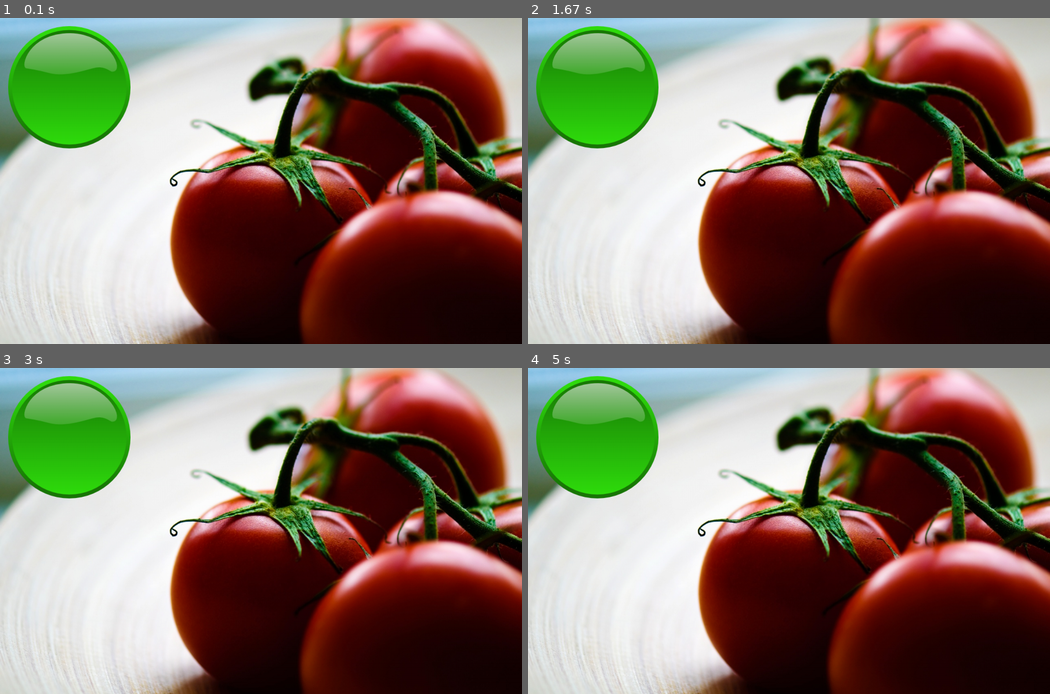
Above: before the commit, frames 1-4 (two rows, left to right).
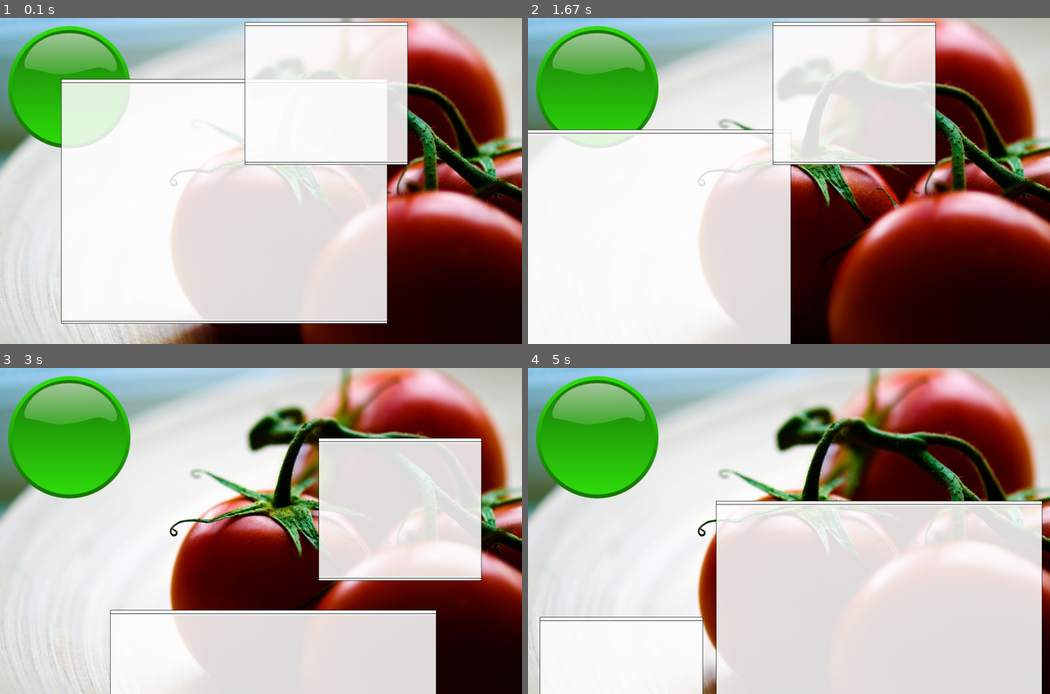
Above: after the commit, the same moments.

Repository: Que20/Capitalism
Game: pygame game, started from src/test_pygame.py
Same seed, same stepped clock (60 frames per second), same inputs: the game is played once before the commit and once after it.
Inputs (mouse positions are in pixels of both pictures, inside the frame that each line leads up to):
- Up to frame 1 (0.1 s): no input
- Up to frame 2 (1.67 s): press the mouse at (752, 79) at 0.37 s; move the mouse to (689, 106) at 0.47 s; release the mouse at (627, 132) at 0.6 s; press the mouse at (752, 79) at 0.7 s; move the mouse to (700, 70) at 0.8 s; release the mouse at (653, 60) at 0.93 s; press the mouse at (595, 86) at 1.03 s; move the mouse to (789, 194) at 1.13 s; release the mouse at (987, 304) at 1.27 s; click (893, 154) at 1.38 s
- Up to frame 3 (3 s): press the mouse at (323, 374) at 1.7 s; move the mouse to (219, 478) at 1.8 s; release the mouse at (114, 583) at 1.93 s; press the mouse at (114, 583) at 2.03 s; move the mouse to (287, 495) at 2.13 s; release the mouse at (454, 407) at 2.27 s; press the mouse at (130, 482) at 2.37 s; move the mouse to (219, 547) at 2.47 s; release the mouse at (302, 612) at 2.6 s; press the mouse at (448, 407) at 2.7 s; move the mouse to (417, 423) at 2.8 s; release the mouse at (391, 439) at 2.93 s
- Up to frame 4 (5 s): press the mouse at (929, 439) at 3.03 s; move the mouse to (877, 475) at 3.13 s; release the mouse at (830, 511) at 3.27 s; press the mouse at (799, 651) at 3.37 s; move the mouse to (862, 605) at 3.47 s; release the mouse at (929, 560) at 3.6 s; press the mouse at (595, 436) at 3.7 s; move the mouse to (611, 439) at 3.8 s; release the mouse at (627, 439) at 3.93 s; press the mouse at (799, 651) at 4.03 s; move the mouse to (815, 537) at 4.13 s; release the mouse at (825, 426) at 4.27 s; press the mouse at (830, 511) at 4.37 s; move the mouse to (726, 563) at 4.47 s; release the mouse at (621, 619) at 4.6 s; press the mouse at (799, 612) at 4.7 s; move the mouse to (841, 557) at 4.8 s; release the mouse at (877, 501) at 4.93 s

The runs differ from the first frame. In frame 1, 36% of the frame differs, in the area x 11-79%, y 1-94%; in frame 2, 29%; in frame 3, 28%; in frame 4, 40%, in the area x 2-99%, y 40-100%.

Commit message:
Basic Window in pygame

Diff:
--- /dev/null
+++ b/src/interface_button.py
@@ -0,0 +1,72 @@
+import pygame
+from pygame.locals import *
+
+from interface_rect import *
+
+
+# Bouton
+class vz_Button:
+
+	def __init__(self, rect, image, image_hover=None, image_click=None, on_click=None, on_hover=None):
+		self.image = image
+		self.image_hover = image_hover
+		self.image_click = image_click
+		self.rect = rect
+
+		self.on_click = on_click
+		self.on_hover = on_hover
+
+		self.state = 0;   # 0 = defaut / 1 = hover / 2 = click
+
+	# Initialisation
+	def init(self, event_mouse, to_display):
+		# Sur le mouve de la souris, pas de boutton, position, callback
+		event_mouse.insert(0, (MOUSEMOTION, 0, self.on))
+		event_mouse.insert(0, (MOUSEBUTTONDOWN, 1, self.click))
+		event_mouse.insert(0, (MOUSEBUTTONUP, 1, self.click))
+		# On ajoute à la liste d'affichage
+		to_display.append(self.display)
+
+	# Affichage
+	def display(self, window):
+		if self.state == 1 and self.image_hover != None :
+			window.blit(self.image_hover, (self.rect.x, self.rect.y, self.rect.w, self.rect.h))
+		elif self.state == 2 and self.image_click != None :
+			window.blit(self.image_click, (self.rect.x, self.rect.y, self.rect.w, self.rect.h))
+		else :
+			window.blit(self.image, (self.rect.x, self.rect.y, self.rect.w, self.rect.h))
+
+	# Callback du hover
+	def on(self, event_type, event_code, x, y):
+		print("Update : type : "+str(event_type)+"| code : "+str(event_code)+"| x : "+str(x)+"| y :"+str(y))
+
+		if self.rect.isIn(x, y) :
+			if self.state < 2 :
+				self.state = 1
+				if self.on_hover != None :
+					self.on_hover()
+			return True
+		else :
+			self.state = 0
+			return False
+
+	# Callback du click
+	def click(self, event_type, event_code, x, y):
+		print("Click : type : "+str(event_type)+"| code : "+str(event_code)+"| x : "+str(x)+"| y :"+str(y))
+
+		if event_type == MOUSEBUTTONDOWN :
+			if self.rect.isIn(x, y) :
+				self.state = 2
+				return True
+			else :
+				self.state = 0
+		else :
+			if self.rect.isIn(x, y) :
+				self.state = 1
+				if self.on_click != None :
+					self.on_click()
+				return True
+			else :
+				self.state = 0
+
+		return False
--- /dev/null
+++ b/src/interface_rect.py
@@ -0,0 +1,15 @@
+import pygame
+from pygame.locals import *
+
+# Rectangle
+class vz_Rect:
+
+	def __init__(self, x, y, w, h):
+		self.x = x
+		self.y = y
+		self.w = w
+		self.h = h
+
+	# Test si des coordonées son dans le rectangle
+	def isIn(self, x, y):
+		return (x >= self.x and x <= self.x + self.w) and (y >= self.y and y <= self.y + self.h)
--- /dev/null
+++ b/src/interface_window.py
@@ -0,0 +1,135 @@
+import pygame
+from pygame.locals import *
+
+from interface_rect import *
+
+w_top = pygame.image.load("w_top.png").convert_alpha()
+w_top_left = pygame.image.load("w_top_left.png").convert_alpha()
+w_top_right = pygame.image.load("w_top_right.png").convert_alpha()
+w_bottom = pygame.image.load("w_bottom.png").convert_alpha()
+w_bottom_left = pygame.image.load("w_bottom_left.png").convert_alpha()
+w_bottom_right = pygame.image.load("w_bottom_right.png").convert_alpha()
+w_left = pygame.image.load("w_left.png").convert_alpha()
+w_right = pygame.image.load("w_right.png").convert_alpha()
+w_center = pygame.image.load("w_center.png").convert_alpha()
+
+# Window
+class vz_Window:
+
+	def __init__(self, rect, content, visible=False):
+
+		self.visible = visible
+		self.rect = rect
+		self.header_size = vz_Rect(0, 0, rect.w, w_top.get_height())
+
+		self.toDisplay = pygame.Surface((rect.w, rect.h), SRCALPHA, 32).convert_alpha()
+
+		self.state = 0; # 0 = normal // 1 = click
+
+		self.to_display = None
+		self.event_mouse = None
+
+		# Formation de la fenêtre
+		# Background
+		i = 0
+		y = 0
+		while y <= rect.h :
+			i = 0
+			while i <= rect.w :
+				self.toDisplay.blit(w_center, (i,y))
+				i = i + w_center.get_width()
+			y = y + w_center.get_height()
+		# Haut
+		i = w_top_left.get_width()
+		while i <= rect.w - w_top_right.get_width() :
+			self.toDisplay.blit(w_top, (i, 0))
+			i = i + w_top.get_width()
+		# Haut droit
+		self.toDisplay.blit(w_top_right, (rect.w - w_top_right.get_width(), 0))
+		# Droit
+		i = w_top_right.get_height()
+		while i <= rect.h - w_bottom_right.get_height() :
+			self.toDisplay.blit(w_right, (rect.w - w_right.get_width(), i))
+			i = i + w_right.get_height()
+		# Bas droit
+		self.toDisplay.blit(w_bottom_right, (rect.w - w_bottom_right.get_width(), rect.h - w_bottom_right.get_height()))
+		# Bas
+		i = rect.w - (w_bottom_right.get_width() + w_bottom.get_width())
+		while i >= w_bottom_left.get_width() :
+			self.toDisplay.blit(w_bottom, (i, rect.h - w_bottom.get_height()))
+			i = i - w_bottom.get_width()
+		# Bas gauche
+		self.toDisplay.blit(w_bottom_left, (0, rect.h - w_bottom_left.get_height()))
+		# Gauche
+		i = rect.h - w_bottom_left.get_height()
+		while i >= w_top_left.get_height() :
+			self.toDisplay.blit(w_left, (0, i))
+			i = i - w_left.get_height()
+		# Haut gauche
+		self.toDisplay.blit(w_top_left, (0, 0))
+
+	# Initialisation
+	def init(self, event_mouse, to_display):
+		# Sur le mouve de la souris, pas de boutton, position, callback
+		self.move_motion = (MOUSEMOTION, 0, self.move)
+		event_mouse.insert(0, self.move_motion)
+
+		self.move_down = (MOUSEBUTTONDOWN, 1, self.move)
+		event_mouse.insert(0, self.move_down)
+
+		self.move_up = (MOUSEBUTTONUP, 1, self.move)
+		event_mouse.insert(0, self.move_up)
+		# On ajoute à la liste d'affichage
+		to_display.append(self.display)
+
+		self.to_display = to_display
+		self.event_mouse = event_mouse
+
+	def isInHeader(self, x, y):
+		x = x - self.rect.x
+		y = y - self.rect.y
+
+		return (x > 0 and x <= self.header_size.w) and (y > 0 and y <= self.header_size.h)
+
+	def move(self, event_type, event_code, x, y):
+		if event_type == MOUSEBUTTONDOWN :
+			if self.isInHeader(x, y) :
+				self.state = 1
+				self._tmp_mouse_pos = (x, y)
+				pygame.mouse.set_cursor(*pygame.cursors.diamond)
+				self.focus()
+				return True
+			elif self.rect.isIn(x, y):
+				self.focus()
+				return True
+		elif event_type == MOUSEMOTION:
+			# Si on a cliqué et qu'on drag
+			if self.state == 1 :
+				self.rect.x = self.rect.x - (self._tmp_mouse_pos[0] - x)
+				self.rect.y = self.rect.y - (self._tmp_mouse_pos[1] - y)
+				self._tmp_mouse_pos = (x, y)
+				self.focus()
+				return True # On triche
+		else:
+			pygame.mouse.set_cursor(*pygame.cursors.arrow)
+			self.state = 0
+
+		if self.rect.isIn(x, y):
+			return True
+		else :
+			return False
+
+	def focus(self):
+		self.to_display.append(self.to_display.pop(self.to_display.index(self.display)))
+
+		self.event_mouse.remove(self.move_motion)
+		self.event_mouse.remove(self.move_down)
+		self.event_mouse.remove(self.move_up)
+
+		self.event_mouse.insert(0, self.move_motion)
+		self.event_mouse.insert(0, self.move_down)
+		self.event_mouse.insert(0, self.move_up)
+
+	# Affichage
+	def display(self, window):
+		window.blit(self.toDisplay, (self.rect.x, self.rect.y))
--- a/src/test_pygame.py
+++ b/src/test_pygame.py
@@ -3,6 +3,11 @@
 
 pygame.init()
 window = pygame.display.set_mode((1280, 800))
+pygame.display.set_caption("Test pygame")
+
+from interface_rect import *
+from interface_button import *
+from interface_window import *
 
 background = pygame.image.load("background.jpeg").convert()
 quit = False
@@ -13,86 +18,23 @@
 
 to_display  = []
 
-# Rectangle
-class vz_Rect:
-
-	def __init__(self, x, y, w, h):
-		self.x = x
-		self.y = y
-		self.w = w
-		self.h = h
-
-	# Test si des coordonées son dans le rectangle
-	def isIn(self, x, y):
-		return (x >= self.x and x <= self.x + self.w) and (y >= self.y and y <= self.y + self.h)
-
-
-# Bouton
-class vz_Button:
-
-	def __init__(self, rect, image, image_hover=None, image_click=None, on_click=None, on_hover=None):
-		self.image = image
-		self.image_hover = image_hover
-		self.image_click = image_click
-		self.rect = rect
-
-		self.state = 0;   # 0 = defaut / 1 = hover / 2 = click
-
-	# Initialisation
-	def init(self):
-		# Sur le mouve de la souris, pas de boutton, position, callback
-		event_mouse.append((MOUSEMOTION, 0, self.on))
-		event_mouse.append((MOUSEBUTTONDOWN, 1, self.click))
-		event_mouse.append((MOUSEBUTTONUP, 1, self.click))
-		# On ajoute à la liste d'affichage
-		to_display.append(self.display)
-
-	# Affichage
-	def display(self):
-		if self.state == 1 and self.image_hover != None :
-			window.blit(self.image_hover, (self.rect.x, self.rect.y, self.rect.w, self.rect.h))
-		elif self.state == 2 and self.image_click != None :
-			window.blit(self.image_click, (self.rect.x, self.rect.y, self.rect.w, self.rect.h))
-		else :
-			window.blit(self.image, (self.rect.x, self.rect.y, self.rect.w, self.rect.h))
-
-	# Callback du hover
-	def on(self, event_type, event_code, x, y):
-		print("Update : type : "+str(event_type)+"| code : "+str(event_code)+"| x : "+str(x)+"| y :"+str(y))
-		if self.state < 2 :
-			if self.rect.isIn(x, y) :
-				self.state = 1
-			else :
-				self.state = 0
-
-	# Callback du click
-	def click(self, event_type, event_code, x, y):
-		print("Click : type : "+str(event_type)+"| code : "+str(event_code)+"| x : "+str(x)+"| y :"+str(y))
-		if event_type == MOUSEBUTTONDOWN :
-			if self.rect.isIn(x, y) :
-				self.state = 2
-			else :
-				if self.rect.isIn(x, y) :
-					self.state = 1
-				else :
-					self.state = 0
-		else :
-			if self.rect.isIn(x, y) :
-				self.state = 1
-			else :
-				self.state = 0
-
-
 # Création bouton
 b = vz_Button(vz_Rect(20, 20, 300, 300), pygame.image.load("b1.png").convert_alpha(), pygame.image.load("b2.png").convert_alpha(), pygame.image.load("b3.png").convert_alpha())
-b.init()
+b.init(event_mouse, to_display)
+
+# Tests
+test = vz_Window(vz_Rect(150, 150, 800, 600), None)
+test.init(event_mouse, to_display)
+
+test2 = vz_Window(vz_Rect(600, 10, 400, 350), None)
+test2.init(event_mouse, to_display)
 
 while not quit :
 	window.blit(background, (0,0))
 
 	# Affichage des choses à afficher
 	for clbk in to_display :
-		clbk()
+		clbk(window)
 
 	# Refresh
 	pygame.display.flip()
@@ -118,6 +60,7 @@
 						button = event.button
 					else :
 						button = 0
-					clbk[2](event.type, button, event.pos[0], event.pos[1])
+					if clbk[2](event.type, button, event.pos[0], event.pos[1]):
+						break
 
 	pass
Binary file added: src/w_bottom.png
Binary file added: src/w_bottom_left.png
Binary file added: src/w_bottom_right.png
Binary file added: src/w_center.png
Binary file added: src/w_left.png
Binary file added: src/w_right.png
Binary file added: src/w_top.png
Binary file added: src/w_top_left.png
Binary file added: src/w_top_right.png
